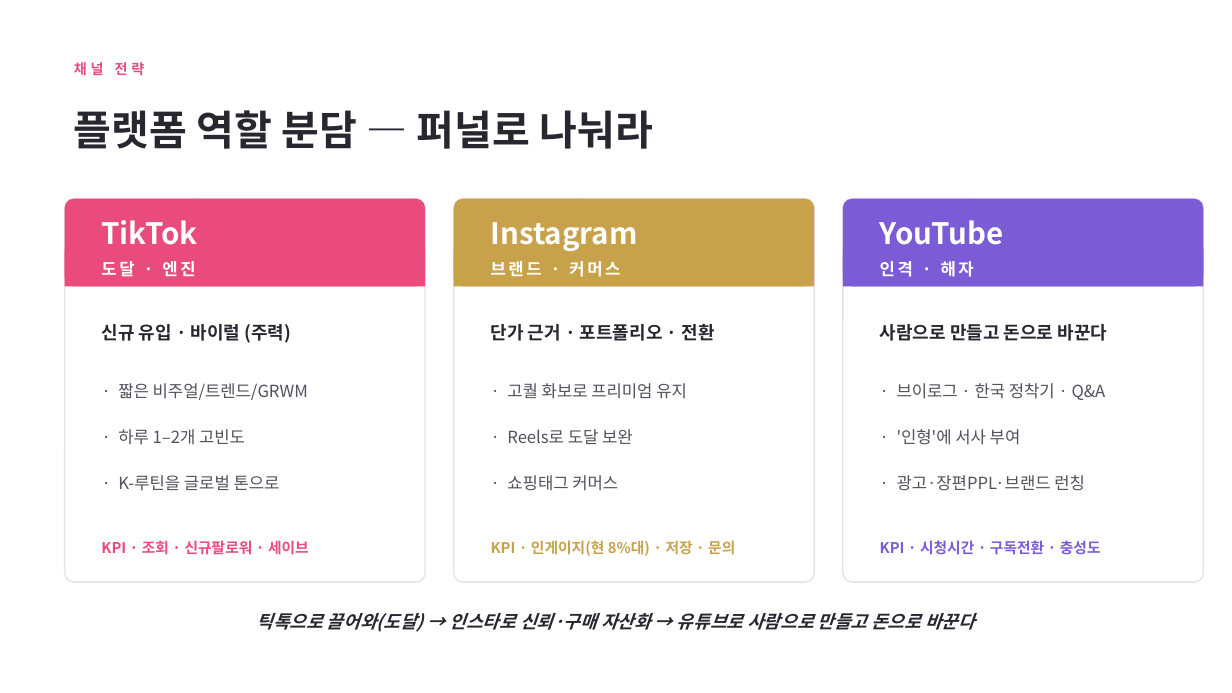
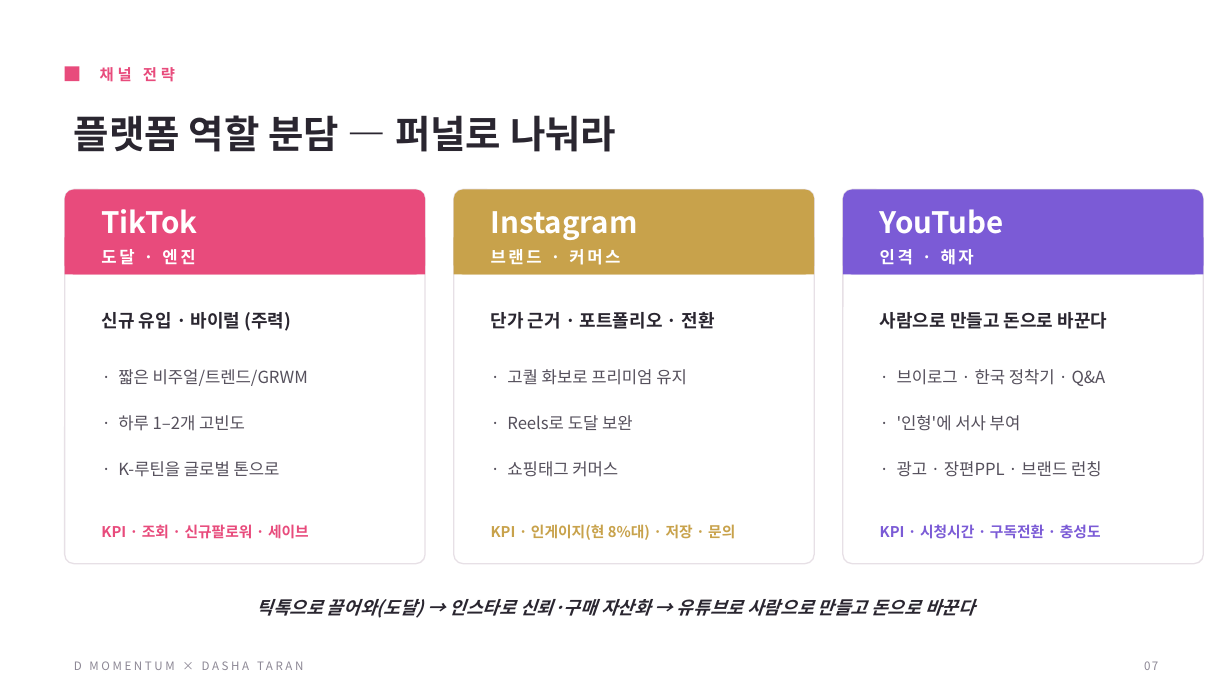
Before and after one commit to gimyedalm-collab/todo-list, a slide deck: slide 7 of dasha-momentum/다샤타란_D모멘텀_마케팅전략.pptx (slide 6 before the commit). Drawn at 1232x693 pixels with LibreOffice and Linux fonts; fonts in the diff are those of the drawing. Boxes give left, top, right and bottom in pixels: in the first picture for what was removed or moved away, otherwise in the second. Text is boxed around its words. In the diff, an @@ line names an element or a change of style, - is before the commit and + after.

```diff
--- a/dasha-momentum/다샤타란_D모멘텀_마케팅전략.pptx
+++ b/dasha-momentum/다샤타란_D모멘텀_마케팅전략.pptx
@@ text "채널 전략": place and size @@
-text "채널 전략" at <box>74,62,145,76</box>
+text "채널 전략" at <box>100,67,175,82</box>
@@ text "채널 전략" at <box>100,67,175,82</box>: size 11 to 12 pt @@
@@ rectangle added at <box>65,67,79,81</box>, fill #E84B7C @@
@@ text "플랫폼 역할 분담 — 퍼널로 ..." at <box>74,115,616,152</box>: size 32 to 30 pt @@
@@ rounded rectangle: place and size @@
-rounded rectangle at <box>65,199,425,582</box>
+rounded rectangle at <box>65,189,425,564</box>
@@ rounded rectangle: place and size @@
-rounded rectangle at <box>454,199,814,582</box>
+rounded rectangle at <box>454,189,814,564</box>
@@ proportions changed in 3 elements at <box>65,189,425,274</box>, <box>454,189,814,274</box>, <box>843,189,1203,274</box> @@
@@ rounded rectangle: place and size @@
-rounded rectangle at <box>843,199,1203,582</box>
+rounded rectangle at <box>843,189,1203,564</box>
@@ 9 texts, 3 rounded rectangles, 3 rectangles: place and size @@
-9 texts, 3 rounded rectangles, 3 rectangles at <box>65,199,1203,343</box>
+9 texts, 3 rounded rectangles, 3 rectangles at <box>65,189,1203,331</box>
@@ text at <box>897,461,1102,477</box>: spaces changed @@
-· 광고·장편PPL·브랜드 런칭
+· 광고 · 장편PPL · 브랜드 런칭
@@ 12 texts: place and size @@
-12 texts at <box>101,383,1106,632</box>
+12 texts at <box>101,369,1106,618</box>
@@ text added at <box>74,661,303,670</box>, 9 pt, text #8C8794 @@
+D MOMENTUM × DASHA TARAN
@@ text added at <box>1144,661,1158,670</box>, 9 pt, text #8C8794 @@
+07
```
Also in this commit, not shown: 7 other slides changed, 9 slides added, 1 slide removed, 1 other file.
